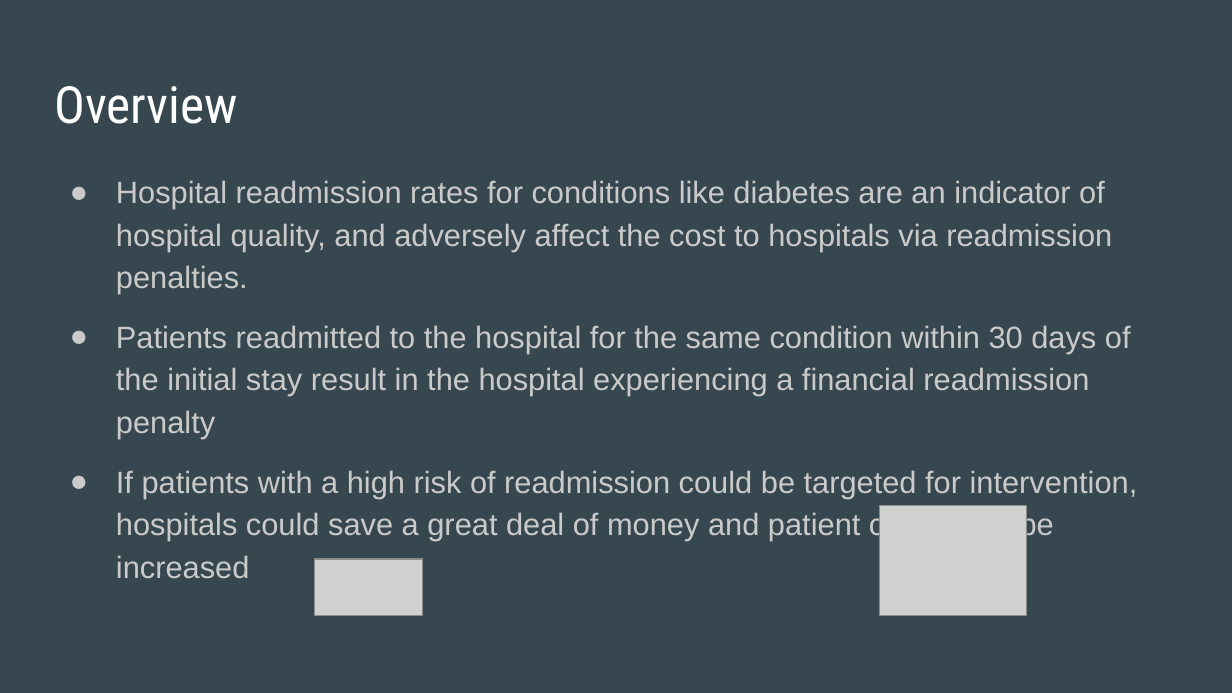
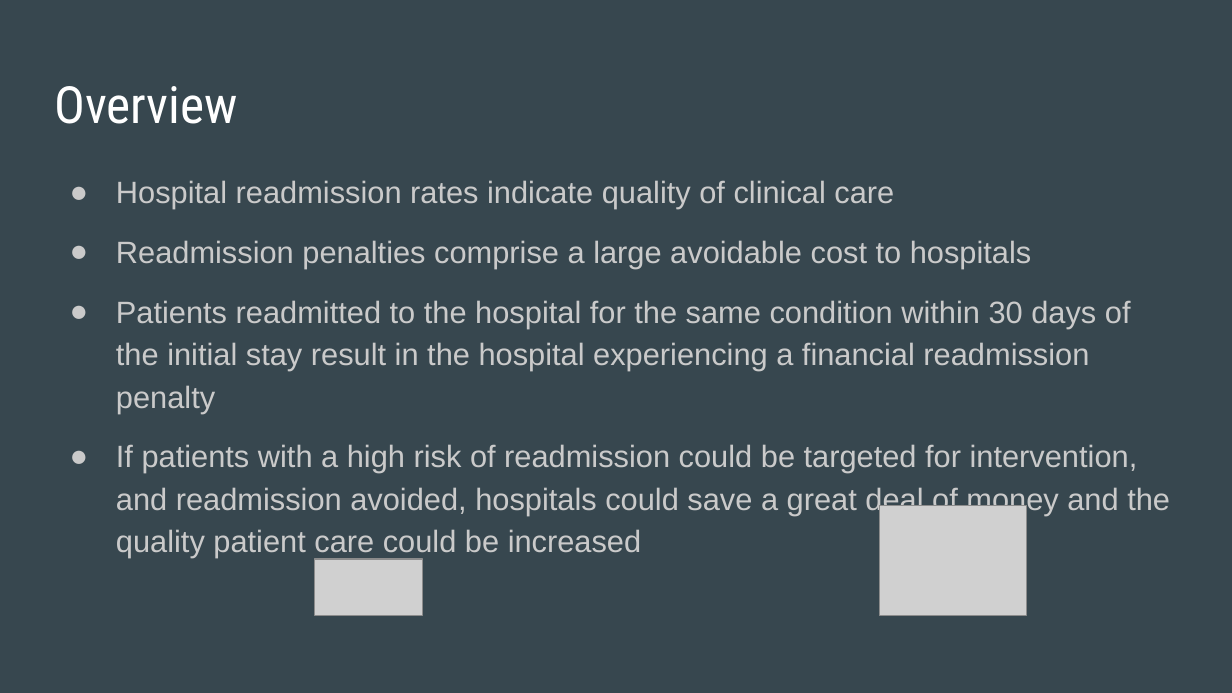
Before and after one commit to sagarwala12/HRRP, a slide deck: slide 2 of HRRP Presentation.pptx. Drawn at 1232x693 pixels with LibreOffice and Linux fonts; fonts in the diff are those of the drawing; grey boxes stand for pictures; background and template pictures are left out. Boxes give left, top, right and bottom in pixels: in the first picture for what was removed or moved away, otherwise in the second. Text is boxed around its words. In the diff, an @@ line names an element or a change of style, - is before the commit and + after.

```diff
--- a/HRRP Presentation.pptx
+++ b/HRRP Presentation.pptx
@@ text at (116,180,1032,269): text changed @@
-● Hospital readmission rates for conditions like diabetes are an indicator of hospital quality, and adversely affect the cost to hospitals via readmission penalties.
+● Hospital readmission rates indicate quality of clinical care
+● Readmission penalties comprise a large avoidable cost to hospitals
@@ text at (116,444,1170,558): text changed @@
-● If patients with a high risk of readmission could be targeted for intervention, hospitals could save a great deal of money and patient care could be increased
+● If patients with a high risk of readmission could be targeted for intervention, and readmission avoided, hospitals could save a great deal of money and the quality patient care could be increased
```
Also in this commit, not shown: 21 other slides changed, 6 slides added, 12 slides removed.
